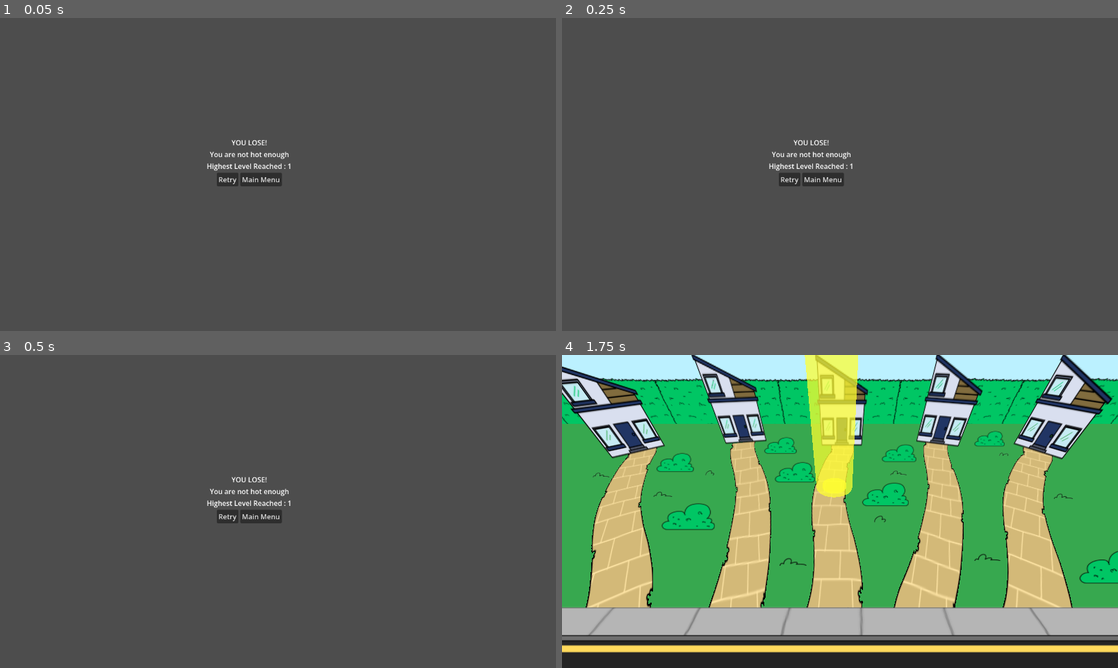
Above: before the commit, frames 1-4 (two rows, left to right).
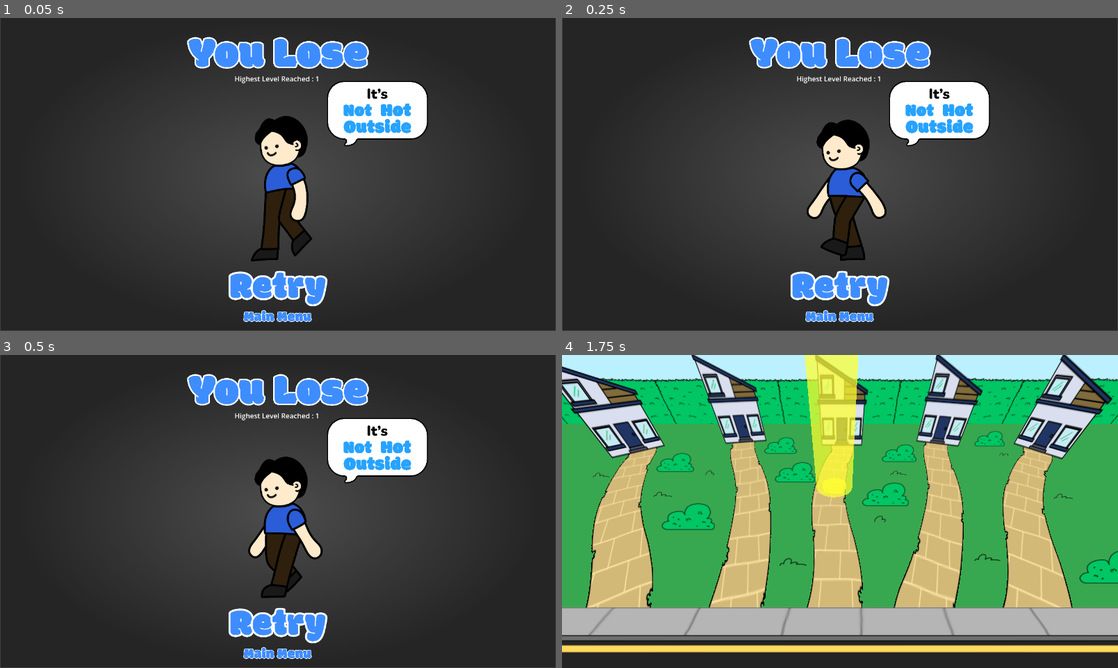
Above: after the commit, the same moments.

Repository: KgHtetNaing/sun_is_watching
Game: Godot game, scene res://lose_screen.tscn
Same seed, same stepped clock (60 frames per second), same inputs: the game is played once before the commit and once after it. This scene is started directly instead of the project's main scene. The engine's default icon, where the game draws it, is replaced by a stand-in: a white triangle on a blue panel in a dark square.
Inputs (mouse positions are in pixels of both pictures, inside the frame that each line leads up to; where the layout moved, square brackets give the same spot in the first picture):
- Up to frame 1 (0.05 s): no input
- Up to frame 2 (0.25 s): no input
- Up to frame 3 (0.5 s): no input
- Up to frame 4 (1.75 s): click (840, 624) [789, 517] at 0.5 s; click (840, 511) at 1.25 s

The runs differ from the first frame. In frame 1, 79% of the frame differs, in the area x 0-100%, y 0-100%; in frame 2, 79%; in frame 3, 79%; in frame 4, nothing differs.

Commit message:
lose Screen

Diff:
--- a/lose_screen.gd
+++ b/lose_screen.gd
@@ -1,5 +1,5 @@
 extends Control
-@onready var current_lvl = $VBoxContainer/HBoxContainer/current_lvl
+@onready var current_lvl = $CanvasLayer/HBoxContainer/current_lvl
 
 func _ready():
 	if get_tree().paused ==  true:
@@ -16,4 +16,4 @@
 
 
 func _on_menu_pressed() -> void:
-	get_tree().change_scene_to_file("res://main_menu.tscn")
+	get_tree().change_scene_to_file("res://scenes/main_menu.tscn")
--- a/lose_screen.tscn
+++ b/lose_screen.tscn
@@ -1,6 +1,60 @@
 [gd_scene format=3 uid="uid://bendp87acl1u7"]
 
 [ext_resource type="Script" uid="uid://byia5cs8sx82r" path="res://lose_screen.gd" id="1_cbtnu"]
+[ext_resource type="Texture2D" uid="uid://45ucooks1mdg" path="res://art/Ui/LoseScreen-25.png" id="2_ed4nj"]
+[ext_resource type="Texture2D" uid="uid://b11x0jdvwvkay" path="res://art/Ui/button-27.png" id="3_14evm"]
+[ext_resource type="Texture2D" uid="uid://bey5kkvfads75" path="res://art/Ui/button-30.png" id="3_hd2tl"]
+[ext_resource type="Texture2D" uid="uid://bodsjak5pmob8" path="res://art/Ui/bubble-26.png" id="3_n2x1k"]
+[ext_resource type="Texture2D" uid="uid://dsjlpi20o6t0e" path="res://art/Ui/button-29.png" id="4_8gtgy"]
+[ext_resource type="Texture2D" uid="uid://d1puxl45cd8bu" path="res://art/Ui/button-32.png" id="4_n2x1k"]
+[ext_resource type="Texture2D" uid="uid://bkuqw4m201agd" path="res://art/Ui/button-28.png" id="5_pmgax"]
+[ext_resource type="Texture2D" uid="uid://dl4jw704kwqqn" path="res://art/Ui/button-31.png" id="5_rkxej"]
+[ext_resource type="Texture2D" uid="uid://nc7bxm62x8n5" path="res://art/peep/1.png" id="9_sx6kg"]
+[ext_resource type="Texture2D" uid="uid://c2eiqvlrh0qsm" path="res://art/peep/2.png" id="10_gkk2w"]
+[ext_resource type="Texture2D" uid="uid://cmvsgcavpb247" path="res://art/peep/3.png" id="11_l2ltv"]
+[ext_resource type="Texture2D" uid="uid://dwt2ryslh78gm" path="res://art/peep/4.png" id="12_wk1s3"]
+[ext_resource type="Texture2D" uid="uid://cwa6btls3k3as" path="res://art/peep/5.png" id="13_113ea"]
+
+[sub_resource type="StyleBoxTexture" id="StyleBoxTexture_q7col"]
+texture = ExtResource("3_hd2tl")
+
+[sub_resource type="StyleBoxTexture" id="StyleBoxTexture_t1hw0"]
+texture = ExtResource("4_n2x1k")
+
+[sub_resource type="StyleBoxTexture" id="StyleBoxTexture_88pdp"]
+texture = ExtResource("5_rkxej")
+
+[sub_resource type="StyleBoxTexture" id="StyleBoxTexture_01jlt"]
+texture = ExtResource("3_14evm")
+
+[sub_resource type="StyleBoxTexture" id="StyleBoxTexture_gsrht"]
+texture = ExtResource("4_8gtgy")
+
+[sub_resource type="StyleBoxTexture" id="StyleBoxTexture_1fbfm"]
+texture = ExtResource("5_pmgax")
+
+[sub_resource type="SpriteFrames" id="SpriteFrames_t6phk"]
+animations = [{
+"frames": [{
+"duration": 1.0,
+"texture": ExtResource("9_sx6kg")
+}, {
+"duration": 1.0,
+"texture": ExtResource("10_gkk2w")
+}, {
+"duration": 1.0,
+"texture": ExtResource("11_l2ltv")
+}, {
+"duration": 1.0,
+"texture": ExtResource("12_wk1s3")
+}, {
+"duration": 1.0,
+"texture": ExtResource("13_113ea")
+}],
+"loop": true,
+"name": &"default",
+"speed": 5.0
+}]
 
 [node name="loseScreen" type="Control" unique_id=1415134976]
 layout_mode = 3
@@ -11,48 +65,71 @@
 grow_vertical = 2
 script = ExtResource("1_cbtnu")
 
-[node name="VBoxContainer" type="VBoxContainer" parent="." unique_id=301688729]
-layout_mode = 0
-offset_top = 9.0
-offset_right = 1149.0
-offset_bottom = 653.0
+[node name="CanvasLayer" type="CanvasLayer" parent="." unique_id=2024124789]
+
+[node name="Sprite2D" type="Sprite2D" parent="CanvasLayer" unique_id=1504029171]
+position = Vector2(639.9608, 359.49997)
+scale = Vector2(0.23966669, 0.23966664)
+texture = ExtResource("2_ed4nj")
+
+[node name="Bubble26" type="Sprite2D" parent="CanvasLayer" unique_id=376564405]
+position = Vector2(869, 220)
+scale = Vector2(0.115, 0.115)
+texture = ExtResource("3_n2x1k")
+
+[node name="HBoxContainer" type="HBoxContainer" parent="CanvasLayer" unique_id=661381660]
+offset_top = 128.0
+offset_right = 1277.0
+offset_bottom = 151.0
 alignment = 1
 
-[node name="title" type="Label" parent="VBoxContainer" unique_id=172314139]
-layout_mode = 2
-text = "YOU LOSE!"
-horizontal_alignment = 1
-vertical_alignment = 1
-
-[node name="subtitle" type="Label" parent="VBoxContainer" unique_id=737949822]
-layout_mode = 2
-text = "You are not hot enough"
-horizontal_alignment = 1
-vertical_alignment = 1
-
-[node name="HBoxContainer" type="HBoxContainer" parent="VBoxContainer" unique_id=661381660]
-layout_mode = 2
-alignment = 1
-
-[node name="HighestLvl" type="Label" parent="VBoxContainer/HBoxContainer" unique_id=522799083]
+[node name="HighestLvl" type="Label" parent="CanvasLayer/HBoxContainer" unique_id=522799083]
 layout_mode = 2
 text = "Highest Level Reached :"
 
-[node name="current_lvl" type="Label" parent="VBoxContainer/HBoxContainer" unique_id=1376813108]
+[node name="current_lvl" type="Label" parent="CanvasLayer/HBoxContainer" unique_id=1376813108]
 layout_mode = 2
 text = "0"
 
-[node name="ButtonContainer" type="HBoxContainer" parent="VBoxContainer" unique_id=1660438703]
-layout_mode = 2
-alignment = 1
+[node name="Retry" type="Button" parent="CanvasLayer" unique_id=1345793513]
+anchors_preset = 8
+anchor_left = 0.5
+anchor_top = 0.5
+anchor_right = 0.5
+anchor_bottom = 0.5
+offset_left = -285.0
+offset_top = 215.0
+offset_right = 285.0
+offset_bottom = 310.0
+grow_horizontal = 2
+grow_vertical = 2
+theme_override_styles/normal = SubResource("StyleBoxTexture_q7col")
+theme_override_styles/pressed = SubResource("StyleBoxTexture_t1hw0")
+theme_override_styles/hover = SubResource("StyleBoxTexture_88pdp")
 
-[node name="Retry" type="Button" parent="VBoxContainer/ButtonContainer" unique_id=1345793513]
-layout_mode = 2
-text = "Retry"
+[node name="Menu" type="Button" parent="CanvasLayer" unique_id=198608306]
+anchors_preset = 8
+anchor_left = 0.5
+anchor_top = 0.5
+anchor_right = 0.5
+anchor_bottom = 0.5
+offset_left = -83.0
+offset_top = 312.0
+offset_right = 347.43103
+offset_bottom = 383.0
+grow_horizontal = 2
+grow_vertical = 2
+scale = Vector2(0.381, 0.381)
+size_flags_horizontal = 4
+theme_override_styles/normal = SubResource("StyleBoxTexture_01jlt")
+theme_override_styles/pressed = SubResource("StyleBoxTexture_gsrht")
+theme_override_styles/hover = SubResource("StyleBoxTexture_1fbfm")
 
-[node name="Menu" type="Button" parent="VBoxContainer/ButtonContainer" unique_id=198608306]
-layout_mode = 2
-text = "Main Menu"
+[node name="AnimatedSprite2D" type="AnimatedSprite2D" parent="CanvasLayer" unique_id=473960571]
+position = Vector2(640, 398)
+scale = Vector2(0.246, 0.246)
+sprite_frames = SubResource("SpriteFrames_t6phk")
+autoplay = "default"
 
-[connection signal="pressed" from="VBoxContainer/ButtonContainer/Retry" to="." method="_on_retry_pressed"]
-[connection signal="pressed" from="VBoxContainer/ButtonContainer/Menu" to="." method="_on_menu_pressed"]
+[connection signal="pressed" from="CanvasLayer/Retry" to="." method="_on_retry_pressed"]
+[connection signal="pressed" from="CanvasLayer/Menu" to="." method="_on_menu_pressed"]
Binary file added: art/Ui/LoseScreen-25.png
Not shown, added: art/Ui/LoseScreen-25.png.import
Binary file added: art/Ui/bubble-26.png
Not shown, added: art/Ui/bubble-26.png.import
Binary file added: art/Ui/button-27.png
Not shown, added: art/Ui/button-27.png.import
Binary file added: art/Ui/button-28.png
Not shown, added: art/Ui/button-28.png.import
Binary file added: art/Ui/button-29.png
Not shown, added: art/Ui/button-29.png.import
Binary file added: art/Ui/button-30.png
Not shown, added: art/Ui/button-30.png.import
(and 4 more such lines)
